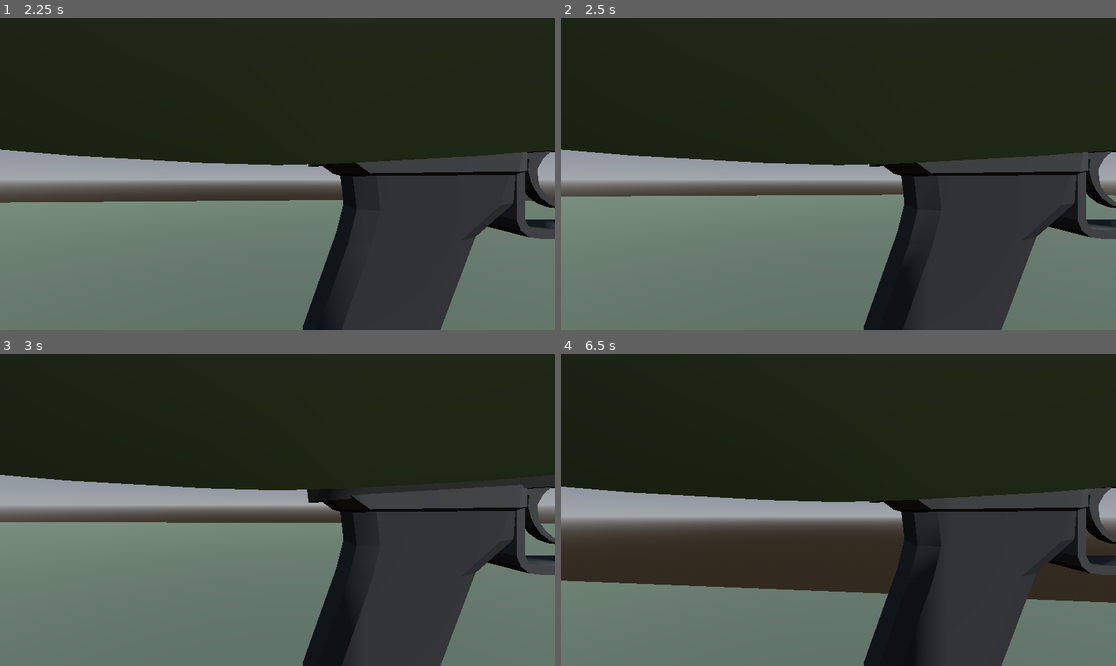
Above: before the commit, frames 1-4 (two rows, left to right).
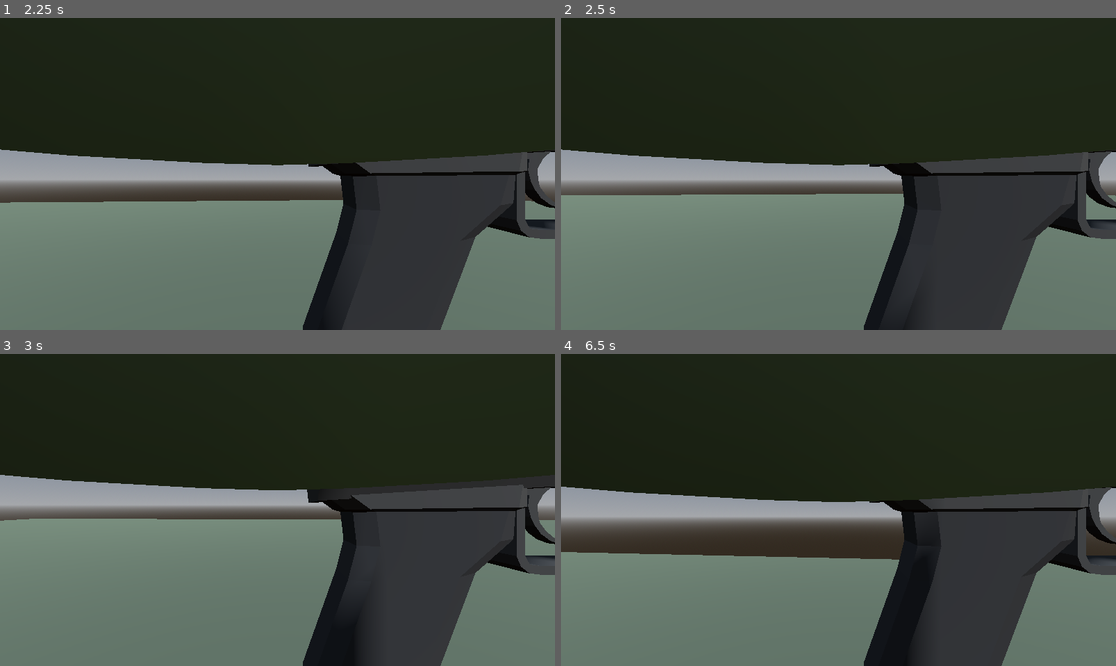
Above: after the commit, the same moments.

Repository: Chappyjr22/zombie-town-updated
Game: Godot game, scene res://scenes/levels/test_arena.tscn
Two runs of this game, one before a commit and one after it. Both use one fixed random seed, a clock stepped at 60 frames per second and the inputs below. This scene is started directly instead of the project's main scene.
Inputs (mouse positions are in pixels of both pictures, inside the frame that each line leads up to):
- Up to frame 1 (2.25 s): move the mouse to (305, 174) at 0.52 s; hold Ctrl (crouch) 0.53-1.28 s; hold W (move_forward) from 0.53 s (still down); tap Space (jump) at 0.77, 1.52 s; move the mouse to (249, 174) at 1.27 s; click (249, 174) at 1.35 s; move the mouse to (288, 167) at 2.02 s; hold Shift (sprint) from 2.03 s (still down)
- Up to frame 2 (2.5 s): keep holding W (move_forward); keep holding Shift (sprint)
- Up to frame 3 (3 s): keep holding W (move_forward); move the mouse to (271, 516) at 2.77 s; release Shift (sprint) at 2.78 s; tap Ctrl (crouch) at 2.85 s
- Up to frame 4 (6.5 s): tap Space (jump) at 3.02, 3.77, 4.52, 6.02 s; move the mouse to (877, 513) at 3.52 s; press the mouse at (877, 513) at 3.53 s; move the mouse to (794, 506) at 4.27 s; release the mouse at (794, 506) at 4.28 s; tap Shift (sprint) at 4.35 s; move the mouse to (844, 510) at 5.02 s; hold Ctrl (crouch) 5.03-5.78 s; move the mouse to (816, 503) at 5.77 s; release W (move_forward) at 5.78 s; hold D (move_right) from 5.78 s (still down); click (816, 503) at 5.85 s

Frame 1 is identical in both runs. In frame 2, 0.6% of the frame differs, in the area x 0-100%, y 56-92%; in frame 3, 0.8%; in frame 4, 7.6%, in the area x 0-100%, y 63-80%.

Commit message:
Add zombie AI with chase/attack/death and ragdoll trigger
Zombie state machine (idle/chase/attack/dead): straight-line chase
toward the nearest "player" group member (no pathfinding yet), melee
attack on cooldown, take_damage() matching the interface weapon hits
already call. Death stops the AI/animation and starts physics bone
simulation for a ragdoll, applying the killing hit's impulse - this is
Godot's built-in ragdoll system, not a custom simulation.

Player gained health/take_damage()/died signal so zombies have
something to hit, and joined the "player" group so zombies can find it.

test_arena.tscn now spawns 3 zombies to test against.

One step needs the Godot editor and couldn't be done from this
session: generating each zombie's PhysicalBone3D ragdoll bones
(Skeleton3D -> "Create Physical Skeleton", one-time, auto-computes
correct shapes/joints from the live pose). Documented step-by-step in
scripts/ai/CLAUDE.md. The death code runs safely without it - it's a
no-op, not an error, until that's done.

Diff:
--- a/scenes/levels/test_arena.tscn
+++ b/scenes/levels/test_arena.tscn
@@ -1,6 +1,7 @@
-[gd_scene load_steps=8 format=3]
+[gd_scene load_steps=9 format=3]
 
 [ext_resource type="PackedScene" path="res://scenes/player/player.tscn" id="1"]
+[ext_resource type="PackedScene" path="res://scenes/zombies/zombie.tscn" id="2"]
 
 [sub_resource type="BoxMesh" id="BoxMesh_ground"]
 size = Vector3(60, 1, 60)
@@ -42,3 +43,12 @@
 
 [node name="Player" parent="." instance=ExtResource("1")]
 transform = Transform3D(1, 0, 0, 0, 1, 0, 0, 0, 1, 0, 1, 0)
+
+[node name="Zombie1" parent="." instance=ExtResource("2")]
+transform = Transform3D(1, 0, 0, 0, 1, 0, 0, 0, 1, 5, 1, -8)
+
+[node name="Zombie2" parent="." instance=ExtResource("2")]
+transform = Transform3D(1, 0, 0, 0, 1, 0, 0, 0, 1, -6, 1, -10)
+
+[node name="Zombie3" parent="." instance=ExtResource("2")]
+transform = Transform3D(1, 0, 0, 0, 1, 0, 0, 0, 1, 0, 1, -14)
--- /dev/null
+++ b/scenes/zombies/zombie.tscn
@@ -0,0 +1,17 @@
+[gd_scene load_steps=4 format=3]
+
+[ext_resource type="Script" path="res://scripts/ai/zombie.gd" id="1"]
+[ext_resource type="PackedScene" path="res://assets/models/zombies/zombie-alt.glb" id="2"]
+
+[sub_resource type="CapsuleShape3D" id="CapsuleShape3D_1"]
+radius = 0.35
+height = 1.7
+
+[node name="Zombie" type="CharacterBody3D"]
+script = ExtResource("1")
+
+[node name="CollisionShape3D" type="CollisionShape3D" parent="."]
+transform = Transform3D(1, 0, 0, 0, 1, 0, 0, 0, 1, 0, 0.85, 0)
+shape = SubResource("CapsuleShape3D_1")
+
+[node name="Model" parent="." instance=ExtResource("2")]
--- /dev/null
+++ b/scripts/ai/zombie.gd
@@ -0,0 +1,172 @@
+extends CharacterBody3D
+class_name Zombie
+
+enum State { IDLE, CHASE, ATTACK, DEAD }
+
+@export var max_health: float = 100.0
+@export var move_speed: float = 3.0
+@export var attack_range: float = 1.6
+@export var attack_damage: float = 15.0
+@export var attack_cooldown: float = 1.2
+@export var detection_range: float = 25.0
+@export var corpse_lifetime: float = 20.0 ## seconds a ragdolled corpse stays before queue_free(). Set to 0 to keep forever.
+
+var health: float
+var state: State = State.IDLE
+var attack_timer: float = 0.0
+var gravity: float = ProjectSettings.get_setting("physics/3d/default_gravity")
+
+@onready var collision_shape: CollisionShape3D = $CollisionShape3D
+@onready var model: Node3D = $Model
+@onready var anim_player: AnimationPlayer = _find_first_of_type(model, "AnimationPlayer")
+@onready var skeleton: Skeleton3D = _find_first_of_type(model, "Skeleton3D")
+
+
+func _ready() -> void:
+	health = max_health
+	add_to_group("zombies")
+
+
+func _physics_process(delta: float) -> void:
+	if state == State.DEAD:
+		return
+
+	if not is_on_floor():
+		velocity.y -= gravity * delta
+
+	if attack_timer > 0.0:
+		attack_timer -= delta
+
+	var target := _find_nearest_player()
+	if target == null:
+		state = State.IDLE
+		velocity.x = 0.0
+		velocity.z = 0.0
+		move_and_slide()
+		return
+
+	var to_target := target.global_position - global_position
+	to_target.y = 0.0
+	var distance := to_target.length()
+
+	if distance > detection_range:
+		state = State.IDLE
+		velocity.x = 0.0
+		velocity.z = 0.0
+	elif distance <= attack_range:
+		state = State.ATTACK
+		velocity.x = 0.0
+		velocity.z = 0.0
+		look_at(Vector3(target.global_position.x, global_position.y, target.global_position.z), Vector3.UP)
+		if attack_timer <= 0.0:
+			_attack(target)
+	else:
+		state = State.CHASE
+		var dir := to_target.normalized()
+		velocity.x = dir.x * move_speed
+		velocity.z = dir.z * move_speed
+		look_at(Vector3(target.global_position.x, global_position.y, target.global_position.z), Vector3.UP)
+
+	move_and_slide()
+	_update_animation()
+
+
+func _find_nearest_player() -> Node3D:
+	var players := get_tree().get_nodes_in_group("player")
+	var nearest: Node3D = null
+	var nearest_dist := INF
+	for p in players:
+		if not (p is Node3D):
+			continue
+		var d := global_position.distance_to(p.global_position)
+		if d < nearest_dist:
+			nearest_dist = d
+			nearest = p
+	return nearest
+
+
+func _attack(target: Node3D) -> void:
+	attack_timer = attack_cooldown
+	_play_anim(["Attack", "Idle_Attack", "Punch"])
+	if target.has_method("take_damage"):
+		target.take_damage(attack_damage)
+
+
+func take_damage(amount: float, hit_impulse: Vector3 = Vector3.ZERO) -> void:
+	if state == State.DEAD:
+		return
+	health -= amount
+	if health <= 0.0:
+		die(hit_impulse)
+	else:
+		_play_anim(["HitReact", "HitRecieve"])
+
+
+func die(hit_impulse: Vector3 = Vector3.ZERO) -> void:
+	state = State.DEAD
+	set_physics_process(false)
+	if anim_player:
+		anim_player.stop()
+	if collision_shape:
+		collision_shape.disabled = true
+
+	if skeleton:
+		skeleton.physical_bones_start_simulation()
+		var bone := _find_impulse_bone(skeleton)
+		if bone and hit_impulse.length() > 0.0:
+			bone.apply_central_impulse(hit_impulse)
+
+	if corpse_lifetime > 0.0:
+		get_tree().create_timer(corpse_lifetime).timeout.connect(queue_free)
+
+
+func _find_impulse_bone(root: Node) -> PhysicalBone3D:
+	var preferred_names := ["hips", "spine", "chest", "pelvis"]
+	var fallback: PhysicalBone3D = null
+	for child in root.get_children():
+		if child is PhysicalBone3D:
+			if fallback == null:
+				fallback = child
+			for n in preferred_names:
+				if String(child.name).to_lower().contains(n):
+					return child
+		var nested := _find_impulse_bone(child)
+		if nested and fallback == null:
+			fallback = nested
+	return fallback
+
+
+func _play_anim(names: Array) -> void:
+	if anim_player == null:
+		return
+	for n in names:
+		if anim_player.has_animation(n):
+			anim_player.play(n)
+			return
+		# baked clips are often prefixed, e.g. "CharacterArmature|Death"
+		for lib_name in anim_player.get_animation_list():
+			if lib_name.ends_with("|" + n) or lib_name == n:
+				anim_player.play(lib_name)
+				return
+
+
+func _update_animation() -> void:
+	match state:
+		State.CHASE:
+			_play_anim(["Run", "Walk"])
+		State.IDLE:
+			_play_anim(["Idle"])
+		State.ATTACK:
+			pass # handled by _attack()
+
+
+static func _find_first_of_type(root: Node, type_name: String) -> Node:
+	if root == null:
+		return null
+	for child in root.get_children():
+		if child.get_class() == type_name:
+			return child
+		var found := _find_first_of_type(child, type_name)
+		if found:
+			return found
+	return null
--- a/scripts/player/player.gd
+++ b/scripts/player/player.gd
@@ -11,15 +11,35 @@
 const CROUCH_HEIGHT := 1.1
 const CROUCH_LERP_SPEED := 10.0
 
+@export var max_health: float = 100.0
+
 @onready var head: Node3D = $Head
 @onready var collision_shape: CollisionShape3D = $CollisionShape3D
 
 var gravity: float = ProjectSettings.get_setting("physics/3d/default_gravity")
 var is_crouching := false
+var health: float
+var is_dead := false
+
+signal health_changed(current: float, max: float)
+signal died
 
 
 func _ready() -> void:
 	Input.mouse_mode = Input.MOUSE_MODE_CAPTURED
+	health = max_health
+	add_to_group("player")
+
+
+func take_damage(amount: float) -> void:
+	if is_dead:
+		return
+	health -= amount
+	health_changed.emit(health, max_health)
+	if health <= 0.0:
+		is_dead = true
+		died.emit()
+		# TODO: no death/respawn flow yet - player just stops taking further damage.
 
 
 func _unhandled_input(event: InputEvent) -> void:
Not shown, changed: docs/GAMEPLAY.md
Not shown, changed: scripts/ai/CLAUDE.md
